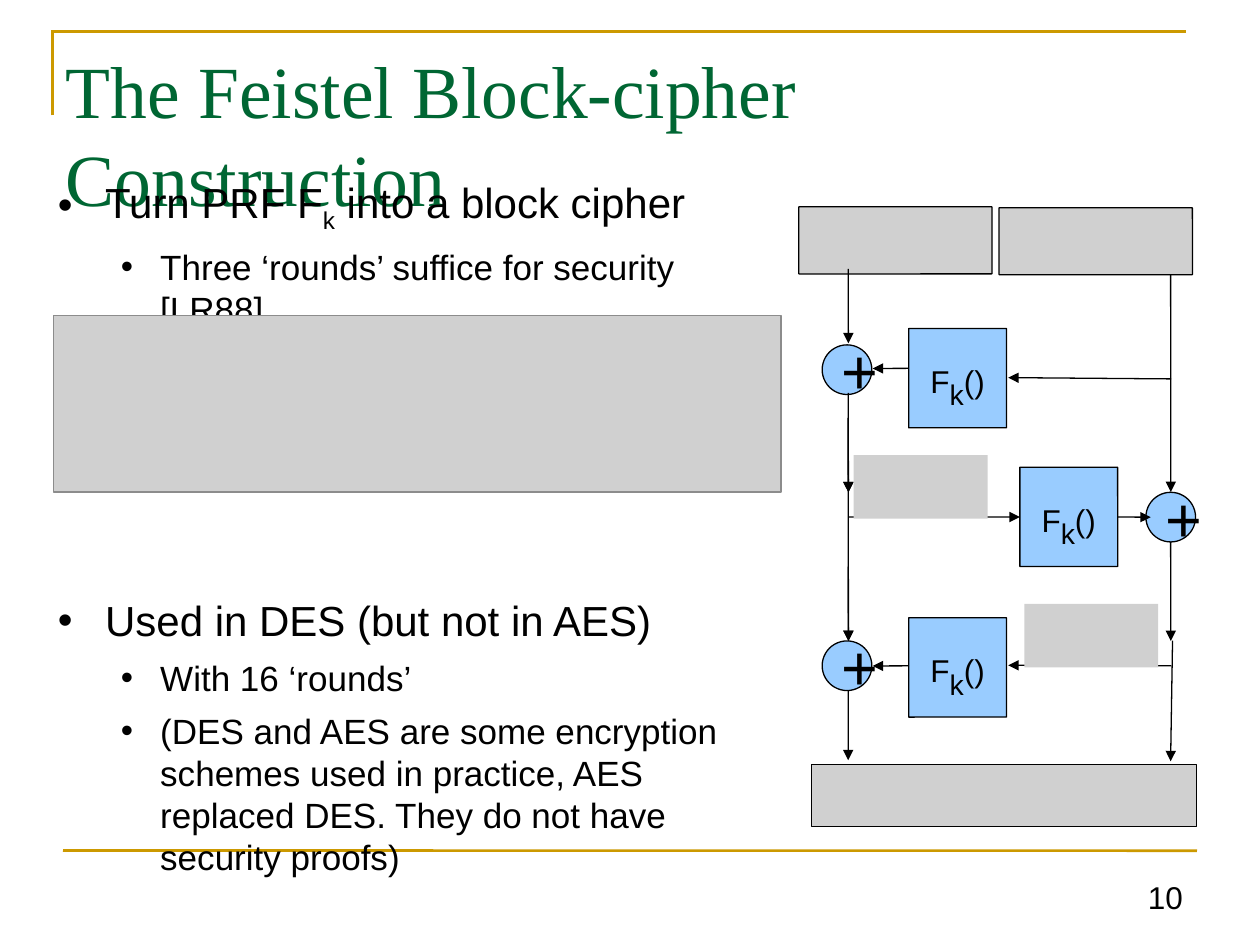
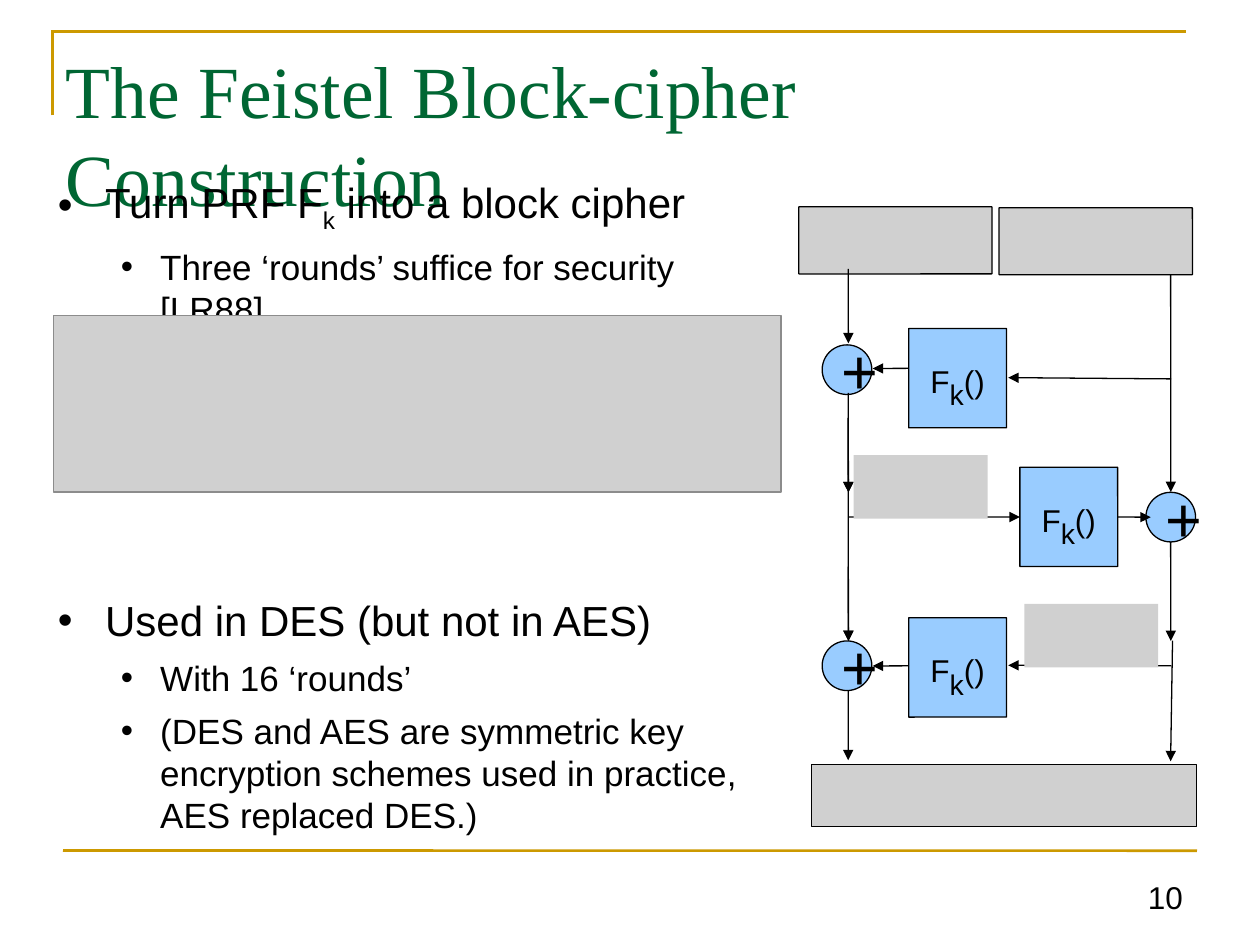
Before and after one commit to GhadaAlmashaqbeh/GhadaAlmashaqbeh.github.io, a slide deck: slide 10 of courses/cse3400-f2026/lecture4.pptx. Drawn at 1260x945 pixels with LibreOffice and Linux fonts; fonts in the diff are those of the drawing; grey boxes stand for pictures. Boxes give left, top, right and bottom in pixels: in the first picture for what was removed or moved away, otherwise in the second. Text is boxed around its words. In the diff, an @@ line names an element or a change of style, - is before the commit and + after.

```diff
--- a/courses/cse3400-f2026/lecture4.pptx
+++ b/courses/cse3400-f2026/lecture4.pptx
@@ text at <box>160,718,736,835</box>: text changed @@
-  • (DES and AES are some encryption schemes used in practice, AES replaced DES. They do not have security proofs)
+  • (DES and AES are symmetric key encryption schemes used in practice, AES replaced DES.)
```
Also in this commit, not shown: 14 other slides changed, 4 other files.
